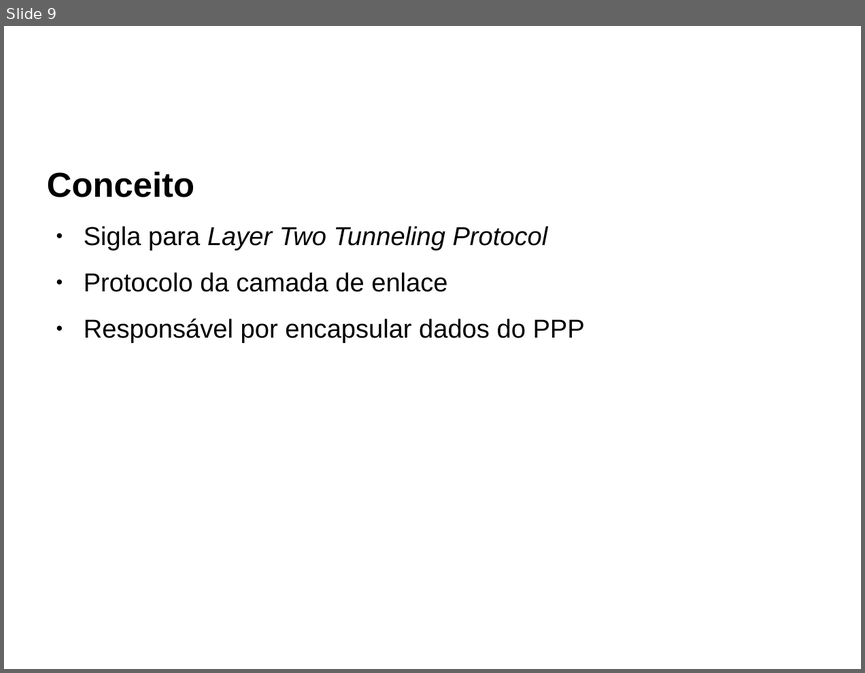
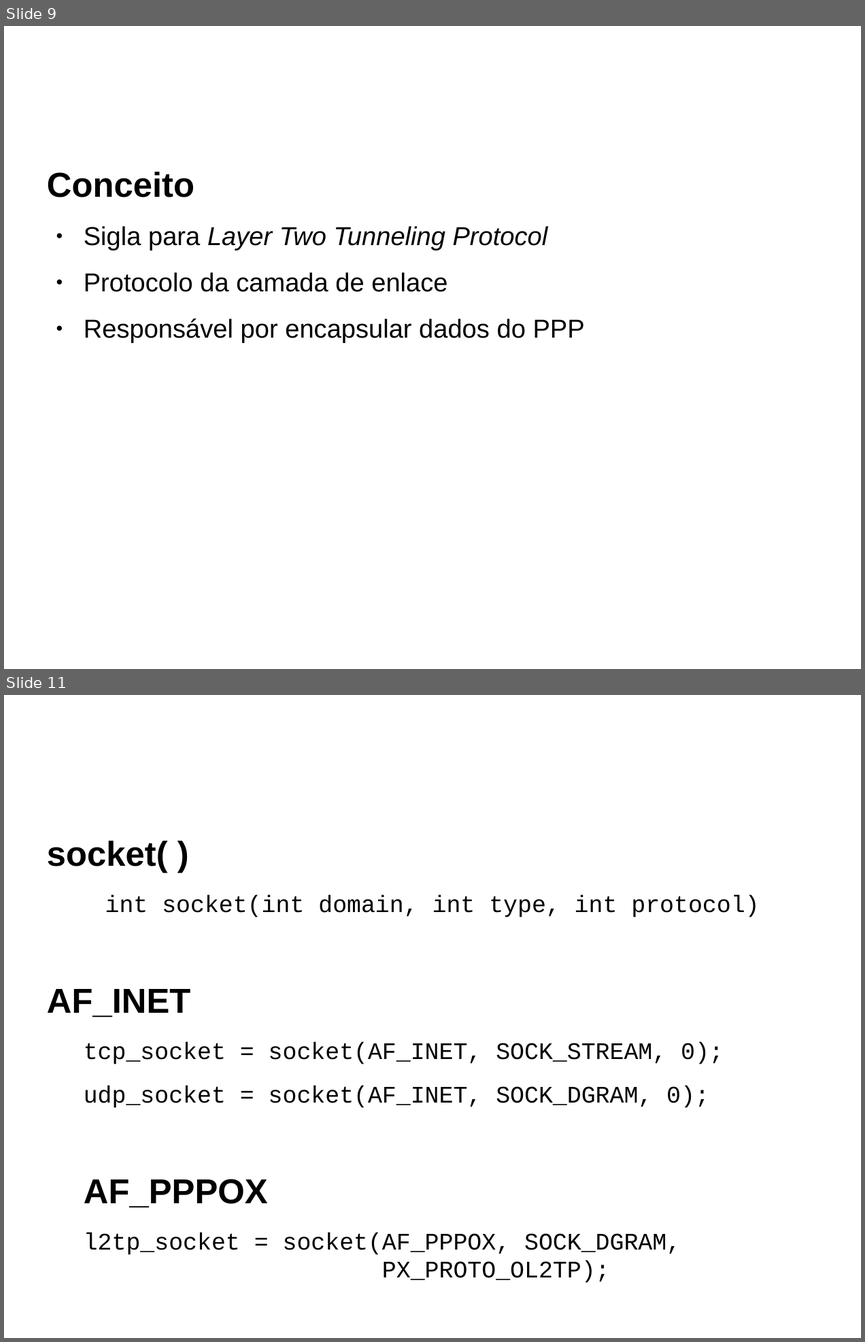
Before and after one commit to redes-2015/l2tp-socket-bug, a slide deck: slides/slides.odp. Shown one above the other, each under a label of ours: slide 9 before the commit, slides 9 and 11 after it; the slides between them are not shown. The pictures are 865x673 and 865x1342 pixels, drawn with LibreOffice and Linux fonts; fonts in the diff are those of the drawing; background and template pictures are left out. Boxes give left, top, right and bottom in pixels: in the first picture for what was removed or moved away, otherwise in the second. Text is boxed around its words. In the diff, an @@ line names an element or a change of style, - is before the commit and + after.

```diff
--- a/slides/slides.odp
+++ b/slides/slides.odp
@@ slide 11 added at (4, 695, 861, 1338), background picture (left out) @@
@@ title added at (47, 713, 818, 787), 44 pt, text #FFFFFF, bold @@
+Estrutura de Sockets
@@ text added at (47, 841, 759, 1283), 22 pt, text #000000 @@
+socket( )
+int socket(int domain, int type, int protocol)
+AF_INET
+tcp_socket = socket(AF_INET, SOCK_STREAM, 0);
+udp_socket = socket(AF_INET, SOCK_DGRAM, 0);
+AF_PPPOX
+l2tp_socket = socket(AF_PPPOX, SOCK_DGRAM, PX_PROTO_OL2TP);
```
Also in this commit, not shown: 4 slides changed, 4 other slides added, 2 other files.
